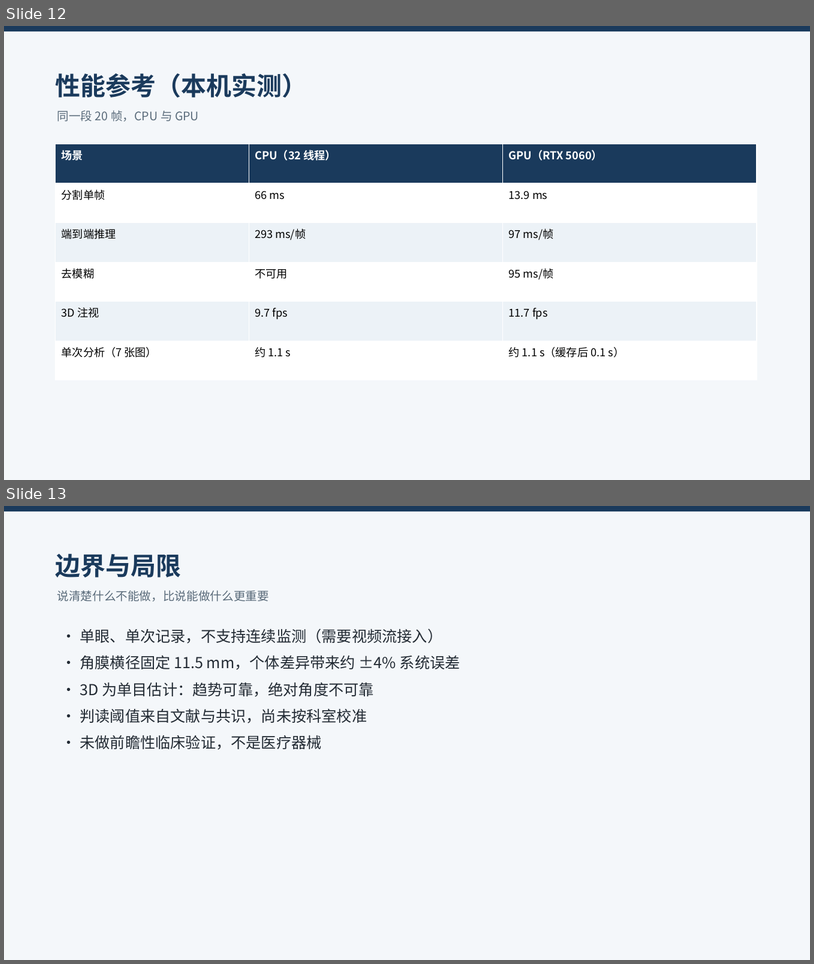
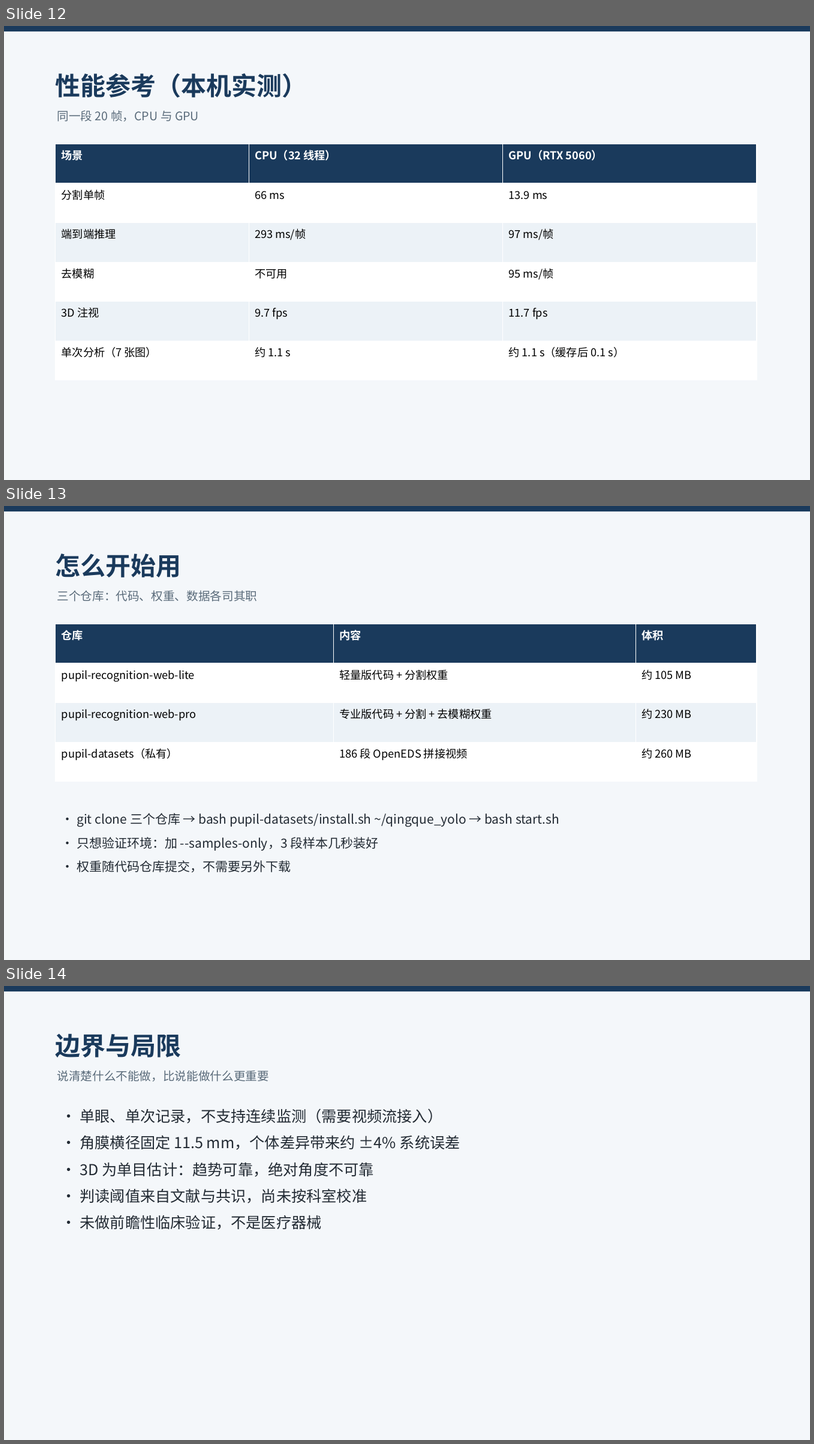
Before and after one commit to pupil-recognization-web/pupil-recognition-web-lite, a slide deck: docs/05_双版本介绍.pptx. Shown one above the other, each under a label of ours: slides 12 and 13 before the commit, slides 12, 13 and 14 after it. The pictures are 814x964 and 814x1444 pixels, drawn with LibreOffice and Linux fonts; fonts in the diff are those of the drawing. Boxes give left, top, right and bottom in pixels: in the first picture for what was removed or moved away, otherwise in the second. Text is boxed around its words. In the diff, an @@ line names an element or a change of style, - is before the commit and + after.

Commit message:
文档：补充数据集仓库（pupil-datasets）的获取与安装说明
- 04 部署手册：第 3 节重写为 clone pupil-datasets + install.sh，补充体积与许可
- 01/02 使用报告：标注测试视频来源
- 03 技术报告：可复现性补数据集
- 05 PPT：新增“怎么开始用”页（三个仓库）

```diff
--- a/docs/05_双版本介绍.pptx
+++ b/docs/05_双版本介绍.pptx
@@ slide 13 added at [4,506,810,960], background #F4F7FA @@
@@ rectangle added at [4,506,810,511], fill #1A3A5C @@
@@ title added at [56,553,182,577], 30 pt, text #1A3A5C, bold @@
+怎么开始用
@@ text added at [57,590,257,601], 14 pt, text #5A6B7A @@
+三个仓库：代码、权重、数据各司其职
@@ table added at [56,624,757,781], 4 rows, 3 columns @@
+仓库 | 内容 | 体积
+pupil-recognition-web-lite | 轻量版代码 + 分割权重 | 约 105 MB
+pupil-recognition-web-pro | 专业版代码 + 分割 + 去模糊权重 | 约 230 MB
+pupil-datasets（私有） | 186 段 OpenEDS 拼接视频 | 约 260 MB
@@ text added at [77,813,560,872], 15 pt, text #222A33 @@
+• git clone 三个仓库 → bash pupil-datasets/install.sh ~/qingque_yolo → bash start.sh
+• 只想验证环境：加 --samples-only，3 段样本几秒装好
+• 权重随代码仓库提交，不需要另外下载
@@ what was slide 13 is now slide 14 @@
```
Also in this commit, not shown: 8 other files.
